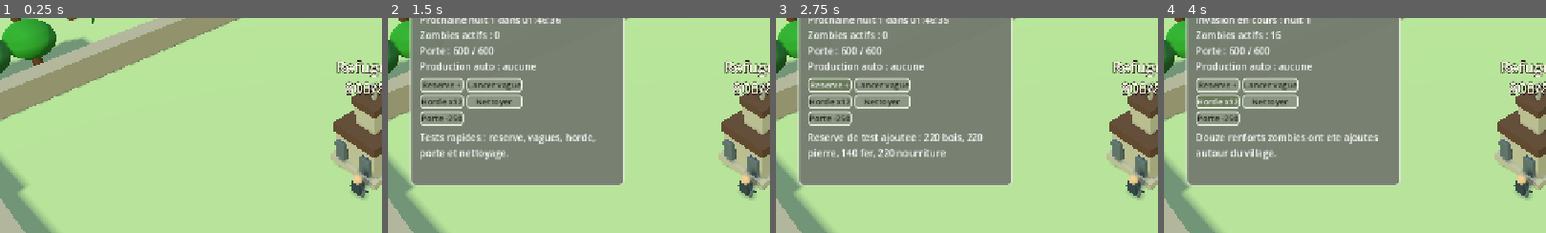
Above: before the commit, frames 1-4 (left to right).
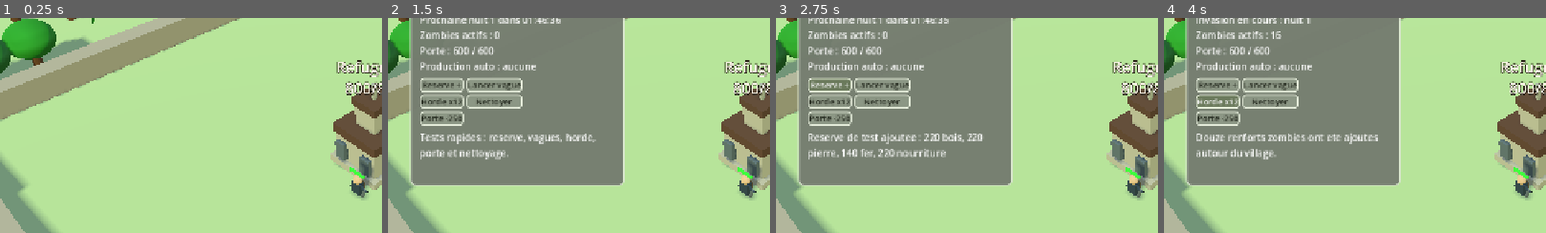
Above: after the commit, the same moments.

Repository: JimmyCousseau/ClashOfZombies
Game: Godot game, scene res://scenes/main.tscn
The game is run twice, just before and just after one commit, with the same random seed, the same clock (stepped at 60 frames per second) and the same inputs.
Inputs:
- Up to frame 1 (0.25 s): no input
- Up to frame 2 (1.5 s): click "Sac" at 0.5 s; click "Tests" at 1.25 s
- Up to frame 3 (2.75 s): click "Reserve +" at 2 s
- Up to frame 4 (4 s): click "Lancer vague" at 2.75 s; click "Horde x12" at 3.5 s
The pictures show only the part of the screen within x 1-51%, y 22-72%; the shares and areas given below are measured in that part.

The runs differ from the first frame. In frame 1, 0.1% of the frame differs, in the area x 91-98%, y 67-76%; in frame 2, 0.1%; in frame 3, 0.1%; in frame 4, 0.1%.
Error before the commit: Parse Error: Expected ":" after "if" condition. (res://scripts/hero.gd:284)

Commit message:
trying to add animations

Diff:
--- a/scenes/barbarian.tscn
+++ b/scenes/barbarian.tscn
@@ -24,21 +24,62 @@
 material = SubResource("StandardMaterial3D_trim")
 size = Vector3(0.48, 0.12, 0.38)
 
-[sub_resource type="StandardMaterial3D" id="StandardMaterial3D_weapon"]
-albedo_color = Color(0.35, 0.35, 0.38, 1)
-roughness = 0.45
-
-[sub_resource type="BoxMesh" id="BoxMesh_weapon"]
-material = SubResource("StandardMaterial3D_weapon")
-size = Vector3(0.12, 0.55, 0.12)
+[sub_resource type="BoxMesh" id="BoxMesh_limb"]
+material = SubResource("StandardMaterial3D_body")
+size = Vector3(0.1, 0.38, 0.1)
 
 [sub_resource type="CapsuleShape3D" id="CapsuleShape3D_1"]
 radius = 0.38
 height = 0.95
 
+[sub_resource type="Animation" id="Animation_arm_idle"]
+length = 1.0
+loop_mode = 1
+tracks/0/type = "position_3d"
+tracks/0/imported = false
+tracks/0/enabled = true
+tracks/0/path = NodePath("MeshRoot/LeftArm")
+tracks/0/interp = 1
+tracks/0/loop_wrap = true
+tracks/0/keys = PackedFloat32Array(0, 1, -0.24, 0.32, 0)
+tracks/1/type = "position_3d"
+tracks/1/imported = false
+tracks/1/enabled = true
+tracks/1/path = NodePath("MeshRoot/RightArm")
+tracks/1/interp = 1
+tracks/1/loop_wrap = true
+tracks/1/keys = PackedFloat32Array(0, 1, 0.32, 0.45, 0.02)
+
+[sub_resource type="Animation" id="Animation_arm_swing_moving"]
+length = 1.0
+loop_mode = 1
+tracks/0/type = "position_3d"
+tracks/0/imported = false
+tracks/0/enabled = true
+tracks/0/path = NodePath("MeshRoot/LeftArm")
+tracks/0/interp = 1
+tracks/0/loop_wrap = true
+tracks/0/keys = PackedFloat32Array(0, 1, -0.24, 0.32, 0, 0.25, 1, -0.24, 0.32, 0, 0.5, 1, -0.24, 0.32, 0, 0.75, 1, -0.24, 0.32, 0, 1, 1, -0.24, 0.32, 0)
+tracks/1/type = "position_3d"
+tracks/1/imported = false
+tracks/1/enabled = true
+tracks/1/path = NodePath("MeshRoot/RightArm")
+tracks/1/interp = 1
+tracks/1/loop_wrap = true
+tracks/1/keys = PackedFloat32Array(0, 1, 0.32, 0.45, 0.02, 0.25, 1, 0.32, 0.45, 0.02, 0.5, 1, 0.32, 0.45, 0.02, 0.75, 1, 0.32, 0.45, 0.02, 1, 1, 0.32, 0.45, 0.02)
+
+[sub_resource type="AnimationLibrary" id="AnimationLibrary_barbarian"]
+_animations = {
+"arm_idle": SubResource("Animation_arm_idle"),
+"arm_swing_moving": SubResource("Animation_arm_swing_moving")
+}
+
 [node name="Barbarian" type="CharacterBody3D" unique_id=1120409126]
 collision_layer = 2
 script = ExtResource("1_script")
+
+[node name="AnimationPlayer" type="AnimationPlayer" parent="."]
+anim_library = SubResource("AnimationLibrary_barbarian")
 
 [node name="MeshRoot" type="Node3D" parent="." unique_id=472494346]
 
@@ -54,13 +95,13 @@
 transform = Transform3D(1, 0, 0, 0, 1, 0, 0, 0, 1, 0, 0.96707475, 0)
 mesh = SubResource("BoxMesh_band")
 
-[node name="Weapon2" type="MeshInstance3D" parent="MeshRoot" unique_id=1523423785]
-transform = Transform3D(-0.86602515, 0.50000006, -8.742278e-08, 0.49999985, 0.8660255, 0, 7.5710325e-08, -4.3711392e-08, -1, -0.29120874, 0.35271892, 0.09761405)
-mesh = SubResource("BoxMesh_weapon")
+[node name="LeftArm" type="MeshInstance3D" parent="MeshRoot" unique_id=711585273]
+transform = Transform3D(0.9718118, 0.23575856, 0, -0.23575856, 0.9718118, 0, 0, 0, 1, -0.24, 0.32, 0)
+mesh = SubResource("BoxMesh_limb")
 
-[node name="Weapon" type="MeshInstance3D" parent="MeshRoot" unique_id=975816923]
-transform = Transform3D(0.8660254, -0.5, 0, 0.5, 0.8660254, 0, 0, 0, 1, 0.28525603, 0.35244644, 0.09446726)
-mesh = SubResource("BoxMesh_weapon")
+[node name="RightArm" type="MeshInstance3D" parent="MeshRoot" unique_id=717132857]
+transform = Transform3D(0.21798423, -0.9759525, 0, 0.9759525, 0.21798423, 0, 0, 0, 1, 0.32, 0.45, 0.02)
+mesh = SubResource("BoxMesh_limb")
 
 [node name="CollisionShape3D" type="CollisionShape3D" parent="." unique_id=850453328]
 transform = Transform3D(1, 0, 0, 0, 1, 0, 0, 0, 1, 0, 0.48, 0)
--- a/scenes/hero.tscn
+++ b/scenes/hero.tscn
@@ -41,9 +41,82 @@
 radius = 0.38
 height = 0.95
 
+[sub_resource type="Animation" id="Animation_arm_idle"]
+length = 1.0
+loop_mode = 1
+tracks/0/type = "position_3d"
+tracks/0/imported = false
+tracks/0/enabled = true
+tracks/0/path = NodePath("MeshRoot/LeftArm")
+tracks/0/interp = 1
+tracks/0/loop_wrap = true
+tracks/0/keys = PackedFloat32Array(0, 1, -0.28, 0.38, 0)
+tracks/1/type = "position_3d"
+tracks/1/imported = false
+tracks/1/enabled = true
+tracks/1/path = NodePath("MeshRoot/RightArm")
+tracks/1/interp = 1
+tracks/1/loop_wrap = true
+tracks/1/keys = PackedFloat32Array(0, 1, 0.3769005, 0.5368783, 0.02)
+tracks/2/type = "rotation_3d"
+tracks/2/imported = false
+tracks/2/enabled = true
+tracks/2/path = NodePath("MeshRoot/LeftArm")
+tracks/2/interp = 1
+tracks/2/loop_wrap = true
+tracks/2/keys = PackedFloat32Array(0, 1, 0, 0, 0)
+tracks/3/type = "rotation_3d"
+tracks/3/imported = false
+tracks/3/enabled = true
+tracks/3/path = NodePath("MeshRoot/RightArm")
+tracks/3/interp = 1
+tracks/3/loop_wrap = true
+tracks/3/keys = PackedFloat32Array(0, 1, 0, 0, 0)
+
+[sub_resource type="Animation" id="Animation_arm_swing_moving"]
+length = 1.0
+loop_mode = 1
+tracks/0/type = "position_3d"
+tracks/0/imported = false
+tracks/0/enabled = true
+tracks/0/path = NodePath("MeshRoot/LeftArm")
+tracks/0/interp = 1
+tracks/0/loop_wrap = true
+tracks/0/keys = PackedFloat32Array(0, 1, -0.28, 0.38, 0, 0.25, 1, -0.28, 0.38, 0, 0.5, 1, -0.28, 0.38, 0, 0.75, 1, -0.28, 0.38, 0, 1, 1, -0.28, 0.38, 0)
+tracks/1/type = "position_3d"
+tracks/1/imported = false
+tracks/1/enabled = true
+tracks/1/path = NodePath("MeshRoot/RightArm")
+tracks/1/interp = 1
+tracks/1/loop_wrap = true
+tracks/1/keys = PackedFloat32Array(0, 1, 0.3769005, 0.5368783, 0.02, 0.25, 1, 0.3769005, 0.5368783, 0.02, 0.5, 1, 0.3769005, 0.5368783, 0.02, 0.75, 1, 0.3769005, 0.5368783, 0.02, 1, 1, 0.3769005, 0.5368783, 0.02)
+tracks/2/type = "rotation_3d"
+tracks/2/imported = false
+tracks/2/enabled = true
+tracks/2/path = NodePath("MeshRoot/LeftArm")
+tracks/2/interp = 1
+tracks/2/loop_wrap = true
+tracks/2/keys = PackedFloat32Array(0, 1, 0.38268346, 0, 0, 0.25, 1, 0.30901699, 0, 0, 0.5, 1, 0, 0, 0, 0.75, 1, -0.30901699, 0, 0, 1, 1, -0.38268346, 0, 0)
+tracks/3/type = "rotation_3d"
+tracks/3/imported = false
+tracks/3/enabled = true
+tracks/3/path = NodePath("MeshRoot/RightArm")
+tracks/3/interp = 1
+tracks/3/loop_wrap = true
+tracks/3/keys = PackedFloat32Array(0, 1, -0.38268346, 0, 0, 0.25, 1, -0.30901699, 0, 0, 0.5, 1, 0, 0, 0, 0.75, 1, 0.30901699, 0, 0, 1, 1, 0.38268346, 0, 0)
+
+[sub_resource type="AnimationLibrary" id="AnimationLibrary_hero"]
+_animations = {
+"arm_idle": SubResource("Animation_arm_idle"),
+"arm_swing_moving": SubResource("Animation_arm_swing_moving")
+}
+
 [node name="Hero" type="CharacterBody3D" unique_id=252699452]
 collision_layer = 2
 script = ExtResource("1_script")
+
+[node name="AnimationPlayer" type="AnimationPlayer" parent="."]
+anim_library = SubResource("AnimationLibrary_hero")
 
 [node name="MeshRoot" type="Node3D" parent="." unique_id=42267791]
 
--- a/scenes/rock.tscn
+++ b/scenes/rock.tscn
@@ -1,22 +1,22 @@
-[gd_scene load_steps=4 format=3]
+[gd_scene format=3 uid="uid://ctbexhtx63rwd"]
 
 [sub_resource type="StandardMaterial3D" id="mat_rock"]
 albedo_color = Color(0.48, 0.46, 0.44, 1)
 
 [sub_resource type="BoxMesh" id="mesh_main"]
 material = SubResource("mat_rock")
-size = Vector3(1.0, 0.55, 0.9)
+size = Vector3(1, 0.55, 0.9)
 
 [sub_resource type="BoxMesh" id="mesh_side"]
 material = SubResource("mat_rock")
 size = Vector3(0.42, 0.24, 0.34)
 
-[node name="Rock" type="Node3D"]
+[node name="Rock" type="Node3D" unique_id=1027284122]
 
-[node name="Main" type="MeshInstance3D" parent="."]
+[node name="Main" type="MeshInstance3D" parent="." unique_id=382442376]
+transform = Transform3D(0.978148, 0.207912, 0, -0.206646, 0.972192, 0.110616, 0.0229914, -0.108202, 0.993865, 0, 0.25, 0)
 mesh = SubResource("mesh_main")
-transform = Transform3D(0.978148, 0.207912, 0, -0.206646, 0.972192, 0.110616, 0.0229914, -0.108202, 0.993865, 0, 0.25, 0)
 
-[node name="Side" type="MeshInstance3D" parent="."]
+[node name="Side" type="MeshInstance3D" parent="." unique_id=1838539031]
+transform = Transform3D(0.984808, -0.173648, 0, 0.173648, 0.984808, 0, 0, 0, 1, -0.35, 0.28, 0.18)
 mesh = SubResource("mesh_side")
-transform = Transform3D(0.984808, -0.173648, 0, 0.173648, 0.984808, 0, 0, 0, 1, -0.35, 0.28, 0.18)
--- a/scripts/barbarian.gd
+++ b/scripts/barbarian.gd
@@ -11,6 +11,8 @@
 var _idle_wander_timer: float = 0.0
 var _wander_target: Vector3 = Vector3.ZERO
 var _has_wander_target: bool = false
+var _animation_player: AnimationPlayer
+var _is_moving: bool = false
 
 
 func _ready() -> void:
@@ -18,6 +20,7 @@
 		_build_barbarian_visual()
 	if Engine.is_editor_hint():
 		return
+	_animation_player = $AnimationPlayer
 	add_to_group("allies")
 	_pick_target()
 	_create_health_bar()
@@ -31,6 +34,7 @@
 		_pick_target()
 	if _target_enemy == null or not is_instance_valid(_target_enemy):
 		_patrol_outside(delta)
+		_update_animation(delta)
 		return
 
 	var tp: Vector3 = _target_enemy.global_position
@@ -39,12 +43,16 @@
 	if dist <= attack_range:
 		_stop_motion()
 		_clear_path()
+		_is_moving = false
 		_attack_acc += delta
 		if _attack_acc >= attack_cooldown:
 			_attack_acc = 0.0
 			_target_enemy.take_damage(attack_damage)
 	else:
+		_is_moving = true
 		_move_to_world(delta, tp, attack_range)
+
+	_update_animation(delta)
 
 
 func configure_barracks_guard(barracks_id: int, guard_home: Vector3) -> void:
@@ -64,11 +72,14 @@
 			_has_wander_target = false
 			_clear_path()
 			_stop_motion()
+			_is_moving = false
 			_reset_idle_wander_timer()
 			return
+		_is_moving = true
 		_move_to_world(delta, _wander_target, 0.15)
 		return
 	_stop_motion()
+	_is_moving = false
 	_idle_wander_timer -= delta
 	if _idle_wander_timer <= 0.0:
 		_pick_wander_target()
@@ -132,11 +143,35 @@
 	band.material_override = _mat(trim_c)
 	band.position = Vector3(0, 0.88, 0)
 	mesh_root.add_child(band)
-	var weapon := MeshInstance3D.new()
-	var wbox := BoxMesh.new()
-	wbox.size = Vector3(0.12, 0.55, 0.12)
-	weapon.mesh = wbox
-	weapon.material_override = _mat(Color(0.35, 0.35, 0.38), 0.45)
-	weapon.position = Vector3(0.32, 0.45, 0.1)
-	weapon.rotation_degrees = Vector3(8, 0, -15)
-	mesh_root.add_child(weapon)
+	var left_arm := MeshInstance3D.new()
+	var arm_box := BoxMesh.new()
+	arm_box.size = Vector3(0.1, 0.38, 0.1)
+	left_arm.mesh = arm_box
+	left_arm.material_override = _mat(body_c)
+	left_arm.position = Vector3(-0.24, 0.32, 0)
+	left_arm.name = "LeftArm"
+	mesh_root.add_child(left_arm)
+	var right_arm := MeshInstance3D.new()
+	var arm_box2 := BoxMesh.new()
+	arm_box2.size = Vector3(0.1, 0.38, 0.1)
+	right_arm.mesh = arm_box2
+	right_arm.material_override = _mat(body_c)
+	right_arm.position = Vector3(0.32, 0.45, 0.02)
+	right_arm.name = "RightArm"
+	mesh_root.add_child(right_arm)
+
+
+func _update_animation(delta: float) -> void:
+	_update_arm_state()
+
+
+func _update_arm_state() -> void:
+	if not _animation_player:
+		return
+
+	if _is_moving:
+		if _animation_player.has_animation("arm_swing_moving") and _animation_player.current_animation != "arm_swing_moving":
+			_animation_player.play("arm_swing_moving")
+	else:
+		if _animation_player.has_animation("arm_idle") and _animation_player.current_animation != "arm_idle":
+			_animation_player.play("arm_idle")
--- a/scripts/hero.gd
+++ b/scripts/hero.gd
@@ -16,6 +16,7 @@
 @export var return_duration_sec: float = 4.0
 @export var idle_wander_min_sec: float = 3.5
 @export var idle_wander_max_sec: float = 7.0
+@export var body_rotation_speed: float = 8.0
 
 var exploration_focus: String = "wood"
 var _state: HeroState = HeroState.IN_VILLAGE
@@ -27,6 +28,8 @@
 var _base_collision_layer: int = 2
 var _base_collision_mask: int = 1
 var _idle_wander_timer: float = 0.0
+var _is_moving: bool = false
+var _animation_player: AnimationPlayer
 
 
 func _ready() -> void:
@@ -34,6 +37,7 @@
 		_build_hero_visual()
 	if Engine.is_editor_hint():
 		return
+	_animation_player = $AnimationPlayer
 	add_to_group("allies")
 	add_to_group("hero")
 	_base_collision_layer = collision_layer
@@ -49,19 +53,24 @@
 		HeroState.IN_VILLAGE:
 			_process_village_move(delta)
 		HeroState.MOVING_TO_GATE:
+			_is_moving = true
 			var gate_entry: Vector3 = GameState.get_door_inside_entry()
 			if global_position.distance_to(gate_entry) <= 0.45:
 				_begin_exploration()
 			else:
 				_move_to_world(delta, gate_entry, 0.2)
 		HeroState.EXPLORING:
+			_is_moving = false
 			_exploration_timer -= delta
 			if _exploration_timer <= 0.0:
 				_finish_exploration()
 		HeroState.RETURNING:
+			_is_moving = false
 			_exploration_timer -= delta
 			if _exploration_timer <= 0.0:
 				_finish_exploration()
+
+	_update_animation(delta)
 
 
 func move_within_village(target_pos: Vector3) -> bool:
@@ -176,6 +185,7 @@
 func _process_village_move(delta: float) -> void:
 	if not _has_move_target:
 		_stop_motion()
+		_is_moving = false
 		_idle_wander_timer -= delta
 		if _idle_wander_timer <= 0.0:
 			_pick_idle_destination()
@@ -184,8 +194,10 @@
 		_has_move_target = false
 		_clear_path()
 		_stop_motion()
+		_is_moving = false
 		_reset_idle_wander_timer()
 		return
+	_is_moving = true
 	_move_to_world(delta, _move_target, 0.15)
 
 
@@ -281,7 +293,6 @@
 
 
 func _pick_idle_destination() -> void:
-	if (game_state == null) return
 	var inner: float = GameState.get_inner_half_extent() - 2.2
 	for i in 8:
 		var candidate := Vector3(randf_range(-inner, inner), 0.0, randf_range(-inner, inner))
@@ -298,3 +309,40 @@
 	var minutes: int = sec / 60
 	var seconds: int = sec % 60
 	return "%02d:%02d" % [minutes, seconds]
+
+
+func _update_animation(delta: float) -> void:
+	_update_arm_state()
+	_update_body_rotation(delta)
+
+
+func _update_arm_state() -> void:
+	if not _animation_player:
+		return
+
+	if _is_moving:
+		if _animation_player.has_animation("arm_swing_moving") and _animation_player.current_animation != "arm_swing_moving":
+			_animation_player.play("arm_swing_moving")
+	else:
+		if _animation_player.has_animation("arm_idle") and _animation_player.current_animation != "arm_idle":
+			_animation_player.play("arm_idle")
+
+
+func _update_body_rotation(delta: float) -> void:
+	if velocity.length() < 0.1:
+		return
+
+	var target_angle: float = atan2(velocity.x, velocity.z)
+	var current_angle: float = mesh_root.rotation.y
+
+	var angle_diff: float = angle_difference(current_angle, target_angle)
+	var rotation_step: float = clamp(angle_diff * body_rotation_speed * delta, -PI, PI)
+
+	mesh_root.rotation.y = current_angle + rotation_step
+
+
+func angle_difference(from: float, to: float) -> float:
+	var diff: float = fmod(to - from + PI, TAU) - PI
+	if diff < -PI:
+		diff += TAU
+	return diff
